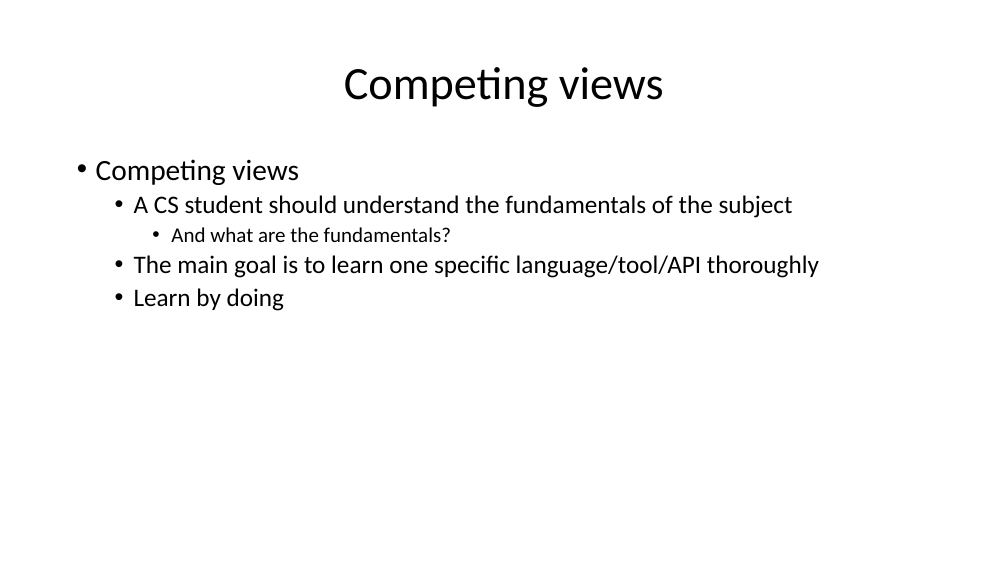
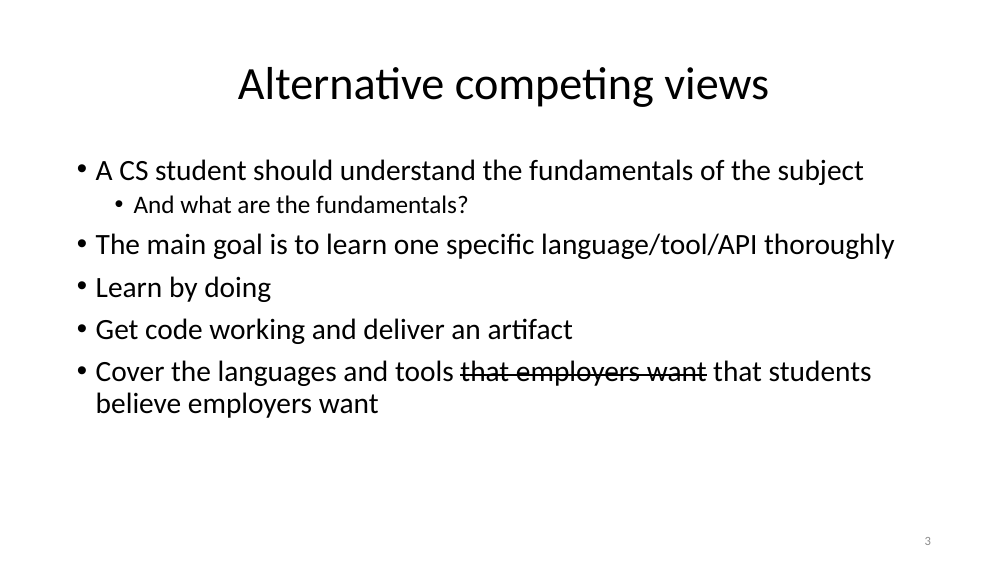
Before and after one commit to jtod/jtod.github.io, a slide deck: slide 3 of home/Sigma16/dev/docs/papers/Computer systems with Sigma16 and Hydra.pptx. Drawn at 1008x567 pixels with LibreOffice and Linux fonts; fonts in the diff are those of the drawing. Boxes give left, top, right and bottom in pixels: in the first picture for what was removed or moved away, otherwise in the second. Text is boxed around its words. In the diff, an @@ line names an element or a change of style, - is before the commit and + after.

```diff
--- a/home/Sigma16/dev/docs/papers/Computer systems with Sigma16 and Hydra.pptx
+++ b/home/Sigma16/dev/docs/papers/Computer systems with Sigma16 and Hydra.pptx
@@ title at (238, 67, 769, 107): text changed @@
-Competing views
+Alternative competing views
@@ text at (96, 159, 299, 185): paragraph removed @@
-• Competing views
@@ text at (96, 159, 895, 302): size 24 to 28 pt in "A CS student should understand the fundamentals ...", "The main goal is to learn one ...", "Learn by doing"; size 20 to 24 pt in "And what are the fundamentals?"; list level 2 to 1 in "A CS student should understand ..."; list level 3 to 2 in "And what are the fundamentals?"; list level 2 to 1 in "The main goal is to ..."; list level 2 to 1 in "Learn by doing" @@
@@ text at (96, 318, 872, 418): paragraphs added @@
+• Get code working and deliver an artifact
+• Cover the languages and tools that employers want that students believe employers want
@@ page number added at (925, 537, 931, 545), 12 pt, text #8C8C8C @@
+3
```
Also in this commit, not shown: 2 other slides changed, 25 slides added, 1 slide removed, 11 other files.
